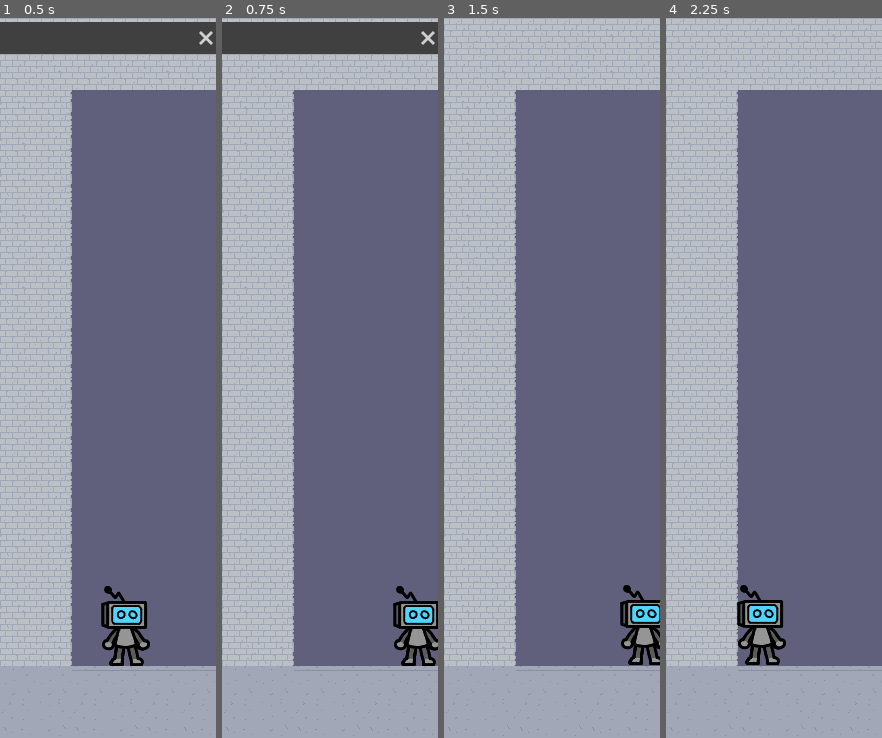
Above: before the commit, frames 1-4 (left to right).
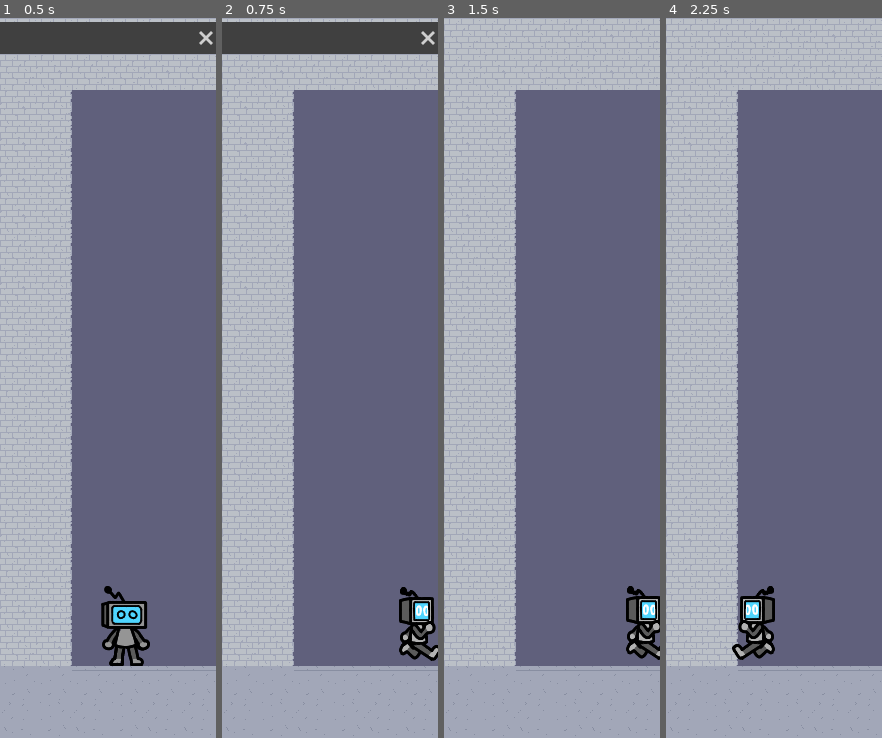
Above: after the commit, the same moments.

Repository: LRFLEW/Halcyon2023
Game: Godot game, scene res://level2.tscn
The game is run twice, just before and just after one commit, with the same random seed, the same clock (stepped at 60 frames per second) and the same inputs. This scene is started directly instead of the project's main scene.
Inputs:
- Up to frame 1 (0.5 s): no input
- Up to frame 2 (0.75 s): tap Enter at 0.5 s; hold D (Right) from 0.53 s (still down)
- Up to frame 3 (1.5 s): keep holding D (Right); tap W (Jump) at 0.77 s; tap R (Restart) at 1.25 s
- Up to frame 4 (2.25 s): tap W (Jump) at 1.52 s; tap R (Restart) at 2 s; release D (Right) at 2.03 s; hold A (Left) from 2.03 s (still down)

Frame 1 is identical in both runs. In frame 2, 1.5% of the frame differs, in the area x 79-100%, y 78-90%; in frame 3, 1.3%; in frame 4, 1.7%, in the area x 30-56%, y 78-90%.

Commit message:
Add Walking Animation

Diff:
--- a/Menu.tscn
+++ b/Menu.tscn
@@ -41,7 +41,7 @@
 theme_override_font_sizes/font_size = 96
 text = "Quit"
 
-[node name="Label" type="Label" parent="."]
+[node name="Credits" type="Label" parent="."]
 offset_left = 16.0
 offset_top = 670.0
 offset_right = 1264.0
--- a/Player.gd
+++ b/Player.gd
@@ -1,12 +1,14 @@
 extends CharacterBody2D
-
 
 const SPEED := 350.0
 const JUMP_VELOCITY := -500.0
 
+@export var hshift := 4.0
+
 # Get the gravity from the project settings to be synced with RigidBody nodes.
 var gravity : float = ProjectSettings.get_setting("physics/2d/default_gravity")
 
+@onready var sprite : AnimatedSprite2D = $AnimatedSprite2D
 
 func _physics_process(delta):
 	# Add the gravity.
@@ -18,9 +20,19 @@
 		velocity.y = JUMP_VELOCITY
 
 	# Get the input direction and handle the movement/deceleration.
-	# As good practice, you should replace UI actions with custom gameplay actions.
 	var direction = Input.get_axis("Left", "Right")
 	velocity.x = direction * SPEED
+
+	if direction < 0.0:
+		sprite.flip_h = true
+		sprite.position.x = -hshift
+	elif direction > 0.0:
+		sprite.flip_h = false
+		sprite.position.x = 0.0
+	if abs(direction) > 0.0:
+		sprite.play("Walk")
+	else:
+		sprite.play("Idle")
 
 	var has_col := move_and_slide()
 	if has_col:
--- a/Player.tscn
+++ b/Player.tscn
@@ -1,11 +1,59 @@
-[gd_scene load_steps=5 format=3 uid="uid://cagdfcj2kex1f"]
+[gd_scene load_steps=14 format=3 uid="uid://cagdfcj2kex1f"]
 
 [ext_resource type="Script" path="res://Player.gd" id="1_ood0y"]
-[ext_resource type="Texture2D" uid="uid://dvkvyc0wykegw" path="res://frame_00001.png" id="3_m4kre"]
+[ext_resource type="Texture2D" uid="uid://4di3ygacsmwu" path="res://TabbyIdle/frame_00001.png" id="3_iili2"]
 [ext_resource type="Script" path="res://EntityWindow.gd" id="3_s6qeo"]
+[ext_resource type="Texture2D" uid="uid://3wj8qwsne8cf" path="res://TabbyRun/frame_00001.png" id="4_43l35"]
+[ext_resource type="Texture2D" uid="uid://dsyclop8r3n4v" path="res://TabbyRun/frame_00002.png" id="5_jncc8"]
+[ext_resource type="Texture2D" uid="uid://bhonyq6b048ev" path="res://TabbyRun/frame_00003.png" id="6_tl1ju"]
+[ext_resource type="Texture2D" uid="uid://cqq1b5g4arkd3" path="res://TabbyRun/frame_00004.png" id="7_xp1hc"]
+[ext_resource type="Texture2D" uid="uid://cw6vpmn1p8upt" path="res://TabbyRun/frame_00005.png" id="8_ksvxw"]
+[ext_resource type="Texture2D" uid="uid://dxt2oflpvyo7m" path="res://TabbyRun/frame_00006.png" id="9_mfrb0"]
+[ext_resource type="Texture2D" uid="uid://d02srbo6541ke" path="res://TabbyRun/frame_00007.png" id="10_tu0qp"]
+[ext_resource type="Texture2D" uid="uid://pmhdxble0akp" path="res://TabbyRun/frame_00008.png" id="11_2b56k"]
+
+[sub_resource type="SpriteFrames" id="SpriteFrames_3y22p"]
+animations = [{
+"frames": [{
+"duration": 1.0,
+"texture": ExtResource("3_iili2")
+}],
+"loop": true,
+"name": &"Idle",
+"speed": 12.0
+}, {
+"frames": [{
+"duration": 1.0,
+"texture": ExtResource("4_43l35")
+}, {
+"duration": 1.0,
+"texture": ExtResource("5_jncc8")
+}, {
+"duration": 1.0,
+"texture": ExtResource("6_tl1ju")
+}, {
+"duration": 1.0,
+"texture": ExtResource("7_xp1hc")
+}, {
+"duration": 1.0,
+"texture": ExtResource("8_ksvxw")
+}, {
+"duration": 1.0,
+"texture": ExtResource("9_mfrb0")
+}, {
+"duration": 1.0,
+"texture": ExtResource("10_tu0qp")
+}, {
+"duration": 1.0,
+"texture": ExtResource("11_2b56k")
+}],
+"loop": true,
+"name": &"Walk",
+"speed": 12.0
+}]
 
 [sub_resource type="RectangleShape2D" id="RectangleShape2D_7xxmq"]
-size = Vector2(44, 64)
+size = Vector2(36, 64)
 
 [node name="Player" type="CharacterBody2D"]
 visibility_layer = 4
@@ -13,14 +61,16 @@
 collision_mask = 7
 script = ExtResource("1_ood0y")
 
-[node name="Sprite2D" type="Sprite2D" parent="."]
+[node name="AnimatedSprite2D" type="AnimatedSprite2D" parent="."]
 visibility_layer = 4
-texture = ExtResource("3_m4kre")
+sprite_frames = SubResource("SpriteFrames_3y22p")
+animation = &"Idle"
+frame_progress = 0.832753
 centered = false
 
 [node name="CollisionShape2D" type="CollisionShape2D" parent="."]
 visibility_layer = 4
-position = Vector2(46, 68)
+position = Vector2(48, 68)
 shape = SubResource("RectangleShape2D_7xxmq")
 
 [node name="PlayerWindow" type="Window" parent="." node_paths=PackedStringArray("track")]
Renamed: frame_00001.png -> TabbyIdle/frame_00001.png
Not shown, added: TabbyIdle/frame_00001.png.import
Binary file added: TabbyRun/frame_00001.png
Not shown, added: TabbyRun/frame_00001.png.import
Binary file added: TabbyRun/frame_00002.png
Not shown, added: TabbyRun/frame_00002.png.import
Binary file added: TabbyRun/frame_00003.png
Not shown, added: TabbyRun/frame_00003.png.import
Binary file added: TabbyRun/frame_00004.png
Not shown, changed: TabbyRun/frame_00004.png.import
Binary file added: TabbyRun/frame_00005.png
Not shown, added: TabbyRun/frame_00005.png.import
(and 6 more such lines)
